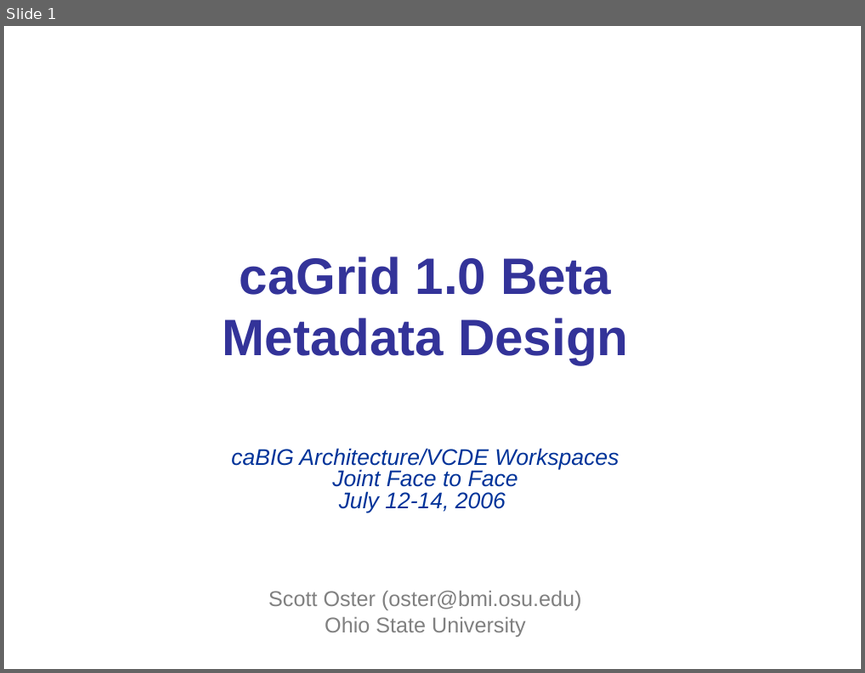
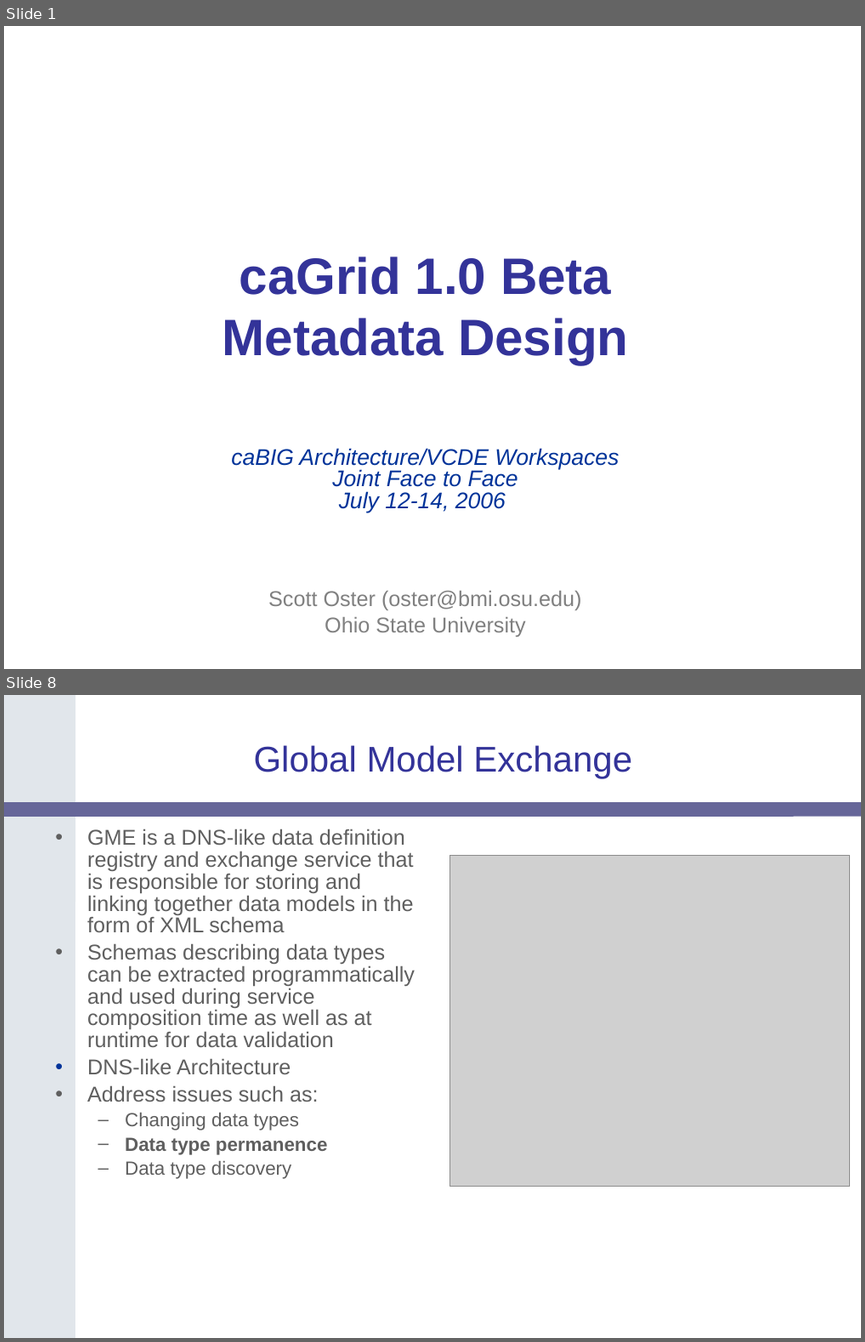
Before and after one commit to NCIP/cagrid-docs, a slide deck: presentations/200607_VCDE_ARCH/caGrid-1.0_Beta_Metadata.ppt. Shown one above the other, each under a label of ours: slide 1 before the commit, slides 1 and 8 after it; the slides between them are not shown. The pictures are 865x673 and 865x1342 pixels, drawn with LibreOffice and Linux fonts; fonts in the diff are those of the drawing; grey boxes stand for pictures; background and template pictures are left out. Boxes give left, top, right and bottom in pixels: in the first picture for what was removed or moved away, otherwise in the second. Text is boxed around its words. In the diff, an @@ line names an element or a change of style, - is before the commit and + after.

```diff
--- a/presentations/200607_VCDE_ARCH/caGrid-1.0_Beta_Metadata.ppt
+++ b/presentations/200607_VCDE_ARCH/caGrid-1.0_Beta_Metadata.ppt
@@ slide 8 added at <box>4,695,861,1338</box>, background #FFFFFF @@
@@ freeform shape added at <box>4,695,75,1338</box>, fill #E1E6EB @@
@@ title added at <box>254,745,632,779</box>, 30 pt, text #333399 @@
+Global Model Exchange
@@ rounded rectangle added at <box>4,802,861,817</box>, fill #666699 @@
@@ text added at <box>87,828,415,1179</box>, 18 pt, text #5F5F5F @@
+• GME is a DNS-like data definition registry and exchange service that is responsible for storing and linking together data models in the form of XML schema
+• Schemas describing data types can be extracted programmatically and used during service composition time as well as at runtime for data validation
+• DNS-like Architecture
+• Address issues such as:
+  – Changing data types
+  – Data type permanence
+  – Data type discovery
@@ picture added at <box>449,857,850,1187</box> @@
```
Also in this commit, not shown: 41 other slides added, 1 slide removed.
